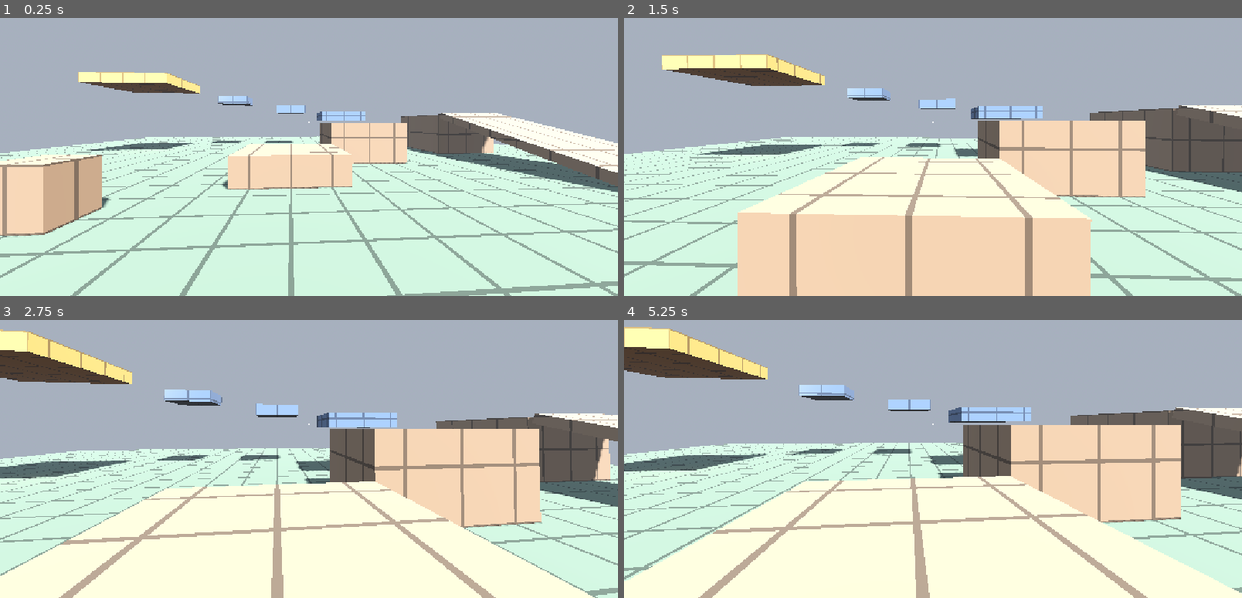
Above: before the commit, frames 1-4 (two rows, left to right).
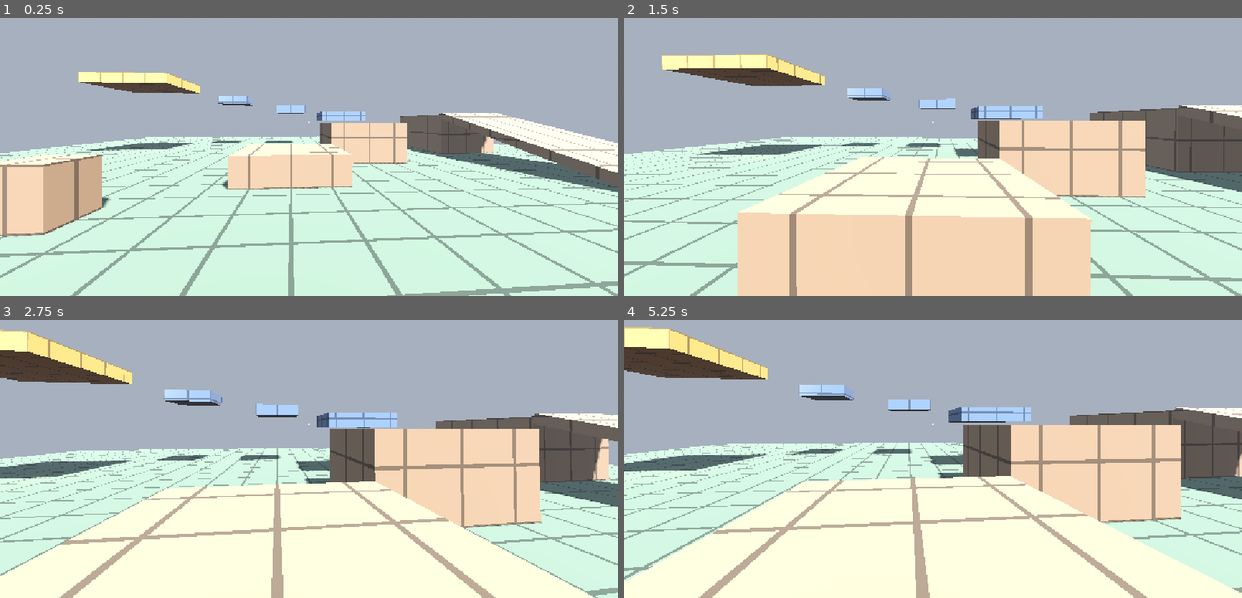
Above: after the commit, the same moments.

Repository: FacuWitt/tp_cved_juego
Game: Godot game, scene res://scenes/sandbox/sandbox.tscn
Two runs of this game, one before a commit and one after it. Both use one fixed random seed, a clock stepped at 60 frames per second and the inputs below.
Inputs (mouse positions are in pixels of both pictures, inside the frame that each line leads up to):
- Up to frame 1 (0.25 s): no input
- Up to frame 2 (1.5 s): tap Enter at 0.5 s; move the mouse to (963, 120) at 0.52 s; hold E (interact) 0.53-1.28 s; hold W (move_forward) from 0.53 s (still down); tap Space (jump) at 0.77 s; move the mouse to (902, 123) at 1.27 s; click (902, 123) at 1.35 s
- Up to frame 3 (2.75 s): keep holding W (move_forward); tap Space (jump) at 1.52 s; tap E (interact) at 1.55 s; move the mouse to (321, 417) at 2.02 s; hold E (interact) from 2.03 s (still down)
- Up to frame 4 (5.25 s): keep holding W (move_forward); tap Space (jump) at 2.75, 3.02, 3.77, 4.52 s; move the mouse to (926, 431) at 2.77 s; release E (interact) at 2.78 s; tap Shift (sprint) at 2.85 s; tap E (interact) at 3.05, 4.55 s; move the mouse to (976, 428) at 3.52 s; hold E (interact) 3.53-4.28 s; move the mouse to (883, 420) at 4.27 s; click (883, 420) at 4.35 s; move the mouse to (939, 425) at 5.02 s; hold E (interact) from 5.03 s (still down)

The runs differ from the first frame. In frame 1, less than 0.1% of the frame differs, in the area x 64-80%, y 34-49%; in frame 2, 0.2%; in frame 3, 0.3%; in frame 4, 0.3%, in the area x 72-100%, y 32-58%.

Commit message:
feat(interaction): agrega esfera agarrable y socket de encastre (prototipo de puzzle)
- PickupObject (RigidBody3D): drag and drop con físicas, se sostiene con un
  resorte hacia un punto frente a la cámara y se suelta sola si queda muy lejos
  (pared de por medio, etc).
- PlacementSlot (Area3D): zona que detecta cuando el objeto se apoya suelto
  encima y lo encastra (congela su posición) hasta que se lo vuelve a agarrar.
- PickupSettings (config/pickup_settings.tres): distancia y velocidad de
  sostén, amortiguación, distancia de auto-liberación. Todo editable sin tocar código.
- Player: tecla 'interact' (E) agarra/suelta el objeto al que apunta el InteractionRay.
- Sandbox: PuzzleSphere (esfera roja) + PuzzleSocket (cubo rojo + slot) cerca del spawn.

Co-Authored-By: Claude Sonnet 5 <noreply@anthropic.com>

Diff:
--- /dev/null
+++ b/config/pickup_settings.tres
@@ -0,0 +1,6 @@
+[gd_resource type="Resource" script_class="PickupSettings" format=3]
+
+[ext_resource type="Script" path="res://scripts/config/pickup_settings.gd" id="1_o4nr1"]
+
+[resource]
+script = ExtResource("1_o4nr1")
--- a/scenes/sandbox/sandbox.tscn
+++ b/scenes/sandbox/sandbox.tscn
@@ -1,8 +1,13 @@
-[gd_scene format=3 uid="uid://jhyeqj7phjk"]
-
-[ext_resource type="Shader" uid="uid://b5aolwxtn8kab" path="res://assets/shaders/prototype_grid.gdshader" id="1_10spk"]
-[ext_resource type="PackedScene" uid="uid://dxq6uxxmwwbww" path="res://scenes/player/player.tscn" id="2_ge8bb"]
-[ext_resource type="Script" uid="uid://gi0r0hux38f" path="res://scripts/world/kill_zone.gd" id="3_nh68t"]
+[gd_scene format=3]
+
+[ext_resource type="Shader" path="res://assets/shaders/prototype_grid.gdshader" id="1_10spk"]
+[ext_resource type="Script" path="res://scripts/world/placement_slot.gd" id="2_3gy6f"]
+[ext_resource type="PackedScene" path="res://scenes/player/player.tscn" id="2_ge8bb"]
+[ext_resource type="Script" path="res://scripts/interaction/pickup_object.gd" id="3_8g51p"]
+[ext_resource type="Script" path="res://scripts/world/kill_zone.gd" id="3_nh68t"]
+[ext_resource type="Resource" path="res://config/pickup_settings.tres" id="4_7du5g"]
+[ext_resource type="Script" path="res://scripts/player/player.gd" id="6_yehgl"]
+[ext_resource type="Resource" path="res://config/player_settings.tres" id="7_k7q46"]
 
 [sub_resource type="ProceduralSkyMaterial" id="ProceduralSkyMaterial_hwrqe"]
 
@@ -49,6 +54,24 @@
 shader_parameter/cell_size = 1.0
 shader_parameter/line_width = 0.03
 
+[sub_resource type="StandardMaterial3D" id="StandardMaterial3D_uuej0"]
+albedo_color = Color(0.55, 0.08, 0.08, 1)
+roughness = 0.6
+
+[sub_resource type="BoxShape3D" id="BoxShape3D_4po2s"]
+size = Vector3(1, 0.6, 1)
+
+[sub_resource type="StandardMaterial3D" id="StandardMaterial3D_sy4oe"]
+albedo_color = Color(0.85, 0.15, 0.15, 1)
+roughness = 0.6
+
+[sub_resource type="SphereMesh" id="SphereMesh_t781p"]
+radius = 0.3
+height = 0.6
+
+[sub_resource type="SphereShape3D" id="SphereShape3D_nu4v2"]
+radius = 0.3
+
 [sub_resource type="BoxShape3D" id="BoxShape3D_uuej0"]
 size = Vector3(200, 2, 200)
 
@@ -114,7 +137,7 @@
 material = SubResource("ShaderMaterial_7du5g")
 
 [node name="RampTop" type="CSGBox3D" parent="Level" unique_id=146269314]
-transform = Transform3D(1, 0, 0, 0, 1, 0, 0, 0, 1, 9, 1, -3)
+transform = Transform3D(0.99929535, 0, 0.03753413, 0, 1, 0, -0.03753413, 0, 0.99929535, 9, 1, -3)
 use_collision = true
 size = Vector3(3, 2, 4)
 material = SubResource("ShaderMaterial_7du5g")
@@ -128,6 +151,38 @@
 transform = Transform3D(0.90630776, 0, 0.42261827, 0, 1, 0, -0.42261827, 0, 0.90630776, -5.2, 0.5, 6.4)
 use_collision = true
 material = SubResource("ShaderMaterial_7du5g")
+
+[node name="PuzzleSocket" type="Node3D" parent="Level" unique_id=1175249769]
+transform = Transform3D(1, 0, 0, 0, 1, 0, 0, 0, 1, 6, 0, 9)
+
+[node name="SocketCube" type="CSGBox3D" parent="Level/PuzzleSocket" unique_id=1856204494]
+transform = Transform3D(1, 0, 0, 0, 1, 0, 0, 0, 1, 0, 0.4, 0)
+use_collision = true
+size = Vector3(1, 0.8, 1)
+material = SubResource("StandardMaterial3D_uuej0")
+
+[node name="SnapPoint" type="Marker3D" parent="Level/PuzzleSocket" unique_id=1889699938]
+transform = Transform3D(1, 0, 0, 0, 1, 0, 0, 0, 1, 0, 1.1, 0)
+
+[node name="PlacementSlot" type="Area3D" parent="Level/PuzzleSocket" unique_id=1905243343 node_paths=PackedStringArray("snap_point")]
+transform = Transform3D(1, 0, 0, 0, 1, 0, 0, 0, 1, 0, 1.1, 0)
+script = ExtResource("2_3gy6f")
+snap_point = NodePath("../SnapPoint")
+
+[node name="CollisionShape3D" type="CollisionShape3D" parent="Level/PuzzleSocket/PlacementSlot" unique_id=1869744141]
+shape = SubResource("BoxShape3D_4po2s")
+
+[node name="PuzzleSphere" type="RigidBody3D" parent="Level" unique_id=421881109]
+transform = Transform3D(1, 0, 0, 0, 1, 0, 0, 0, 1, 4, 0.3, 9)
+script = ExtResource("3_8g51p")
+settings = ExtResource("4_7du5g")
+
+[node name="MeshInstance3D" type="MeshInstance3D" parent="Level/PuzzleSphere" unique_id=1100509274]
+material_override = SubResource("StandardMaterial3D_sy4oe")
+mesh = SubResource("SphereMesh_t781p")
+
+[node name="CollisionShape3D" type="CollisionShape3D" parent="Level/PuzzleSphere" unique_id=1203749569]
+shape = SubResource("SphereShape3D_nu4v2")
 
 [node name="GoalLight" type="OmniLight3D" parent="." unique_id=1786240904]
 transform = Transform3D(1, 0, 0, 0, 1, 0, 0, 0, 1, -8, 5.5, -3.5)
@@ -138,8 +193,10 @@
 [node name="SpawnPoint" type="Marker3D" parent="." unique_id=1456830497]
 transform = Transform3D(1, 0, 0, 0, 1, 0, 0, 0, 1, 0, 0.1, 10)
 
-[node name="Player" parent="." unique_id=1343098036 instance=ExtResource("2_ge8bb")]
+[node name="Player" type="CharacterBody3D" parent="." unique_id=1343098036 instance=ExtResource("2_ge8bb")]
 transform = Transform3D(1, 0, 0, 0, 1, 0, 0, 0, 1, 0, 0.1, 10)
+script = ExtResource("6_yehgl")
+settings = ExtResource("7_k7q46")
 
 [node name="KillZone" type="Area3D" parent="." unique_id=673216148 node_paths=PackedStringArray("respawn_point")]
 transform = Transform3D(1, 0, 0, 0, 1, 0, 0, 0, 1, 0, -10, 0)
--- /dev/null
+++ b/scripts/config/pickup_settings.gd
@@ -0,0 +1,19 @@
+class_name PickupSettings
+extends Resource
+## Valores de "feel" de los objetos que se agarran y arrastran con físicas.
+## Se editan desde el Inspector en res://config/pickup_settings.tres.
+
+## Distancia a la que se sostiene el objeto frente a la cámara.
+@export_range(0.3, 3.0, 0.05, "suffix:m") var hold_distance: float = 1.1
+## Qué tan fuerte "tira" el objeto hacia el punto de sostén. Más alto = más rígido y menos física.
+@export_range(1.0, 40.0, 0.5, "suffix:1/s") var hold_follow_speed: float = 12.0
+## Velocidad máxima mientras se sostiene, para que no acelere sin control.
+@export_range(0.5, 20.0, 0.5, "suffix:m/s") var max_hold_speed: float = 8.0
+## Amortiguación lineal aplicada mientras se sostiene (evita que oscile).
+@export_range(0.0, 20.0, 0.5) var hold_linear_damp: float = 6.0
+## Amortiguación angular aplicada mientras se sostiene.
+@export_range(0.0, 20.0, 0.5) var hold_angular_damp: float = 6.0
+## Si el punto de sostén queda más lejos que esto (por ejemplo, tapado por una pared), se suelta solo.
+## Tiene que ser mayor que el alcance del InteractionRay del jugador + hold_distance,
+## si no, agarrar un objeto justo al límite del alcance lo soltaría solo en el mismo instante.
+@export_range(0.5, 10.0, 0.1, "suffix:m") var auto_release_distance: float = 4.0
--- /dev/null
+++ b/scripts/interaction/pickup_object.gd
@@ -0,0 +1,52 @@
+class_name PickupObject
+extends RigidBody3D
+## Objeto que el jugador puede agarrar y arrastrar con físicas (drag and drop).
+## Prototipo de las piezas que va a usar el puzzle de rotación de objetos.
+
+signal picked_up(by: Node3D)
+signal dropped
+
+@export var settings: PickupSettings
+
+var is_held: bool = false
+var _holder: Node3D = null
+
+
+func _ready() -> void:
+	assert(settings != null, "PickupObject: falta asignar un PickupSettings en el Inspector")
+
+
+## Lo toma un holder (normalmente la cámara del jugador) y empieza a seguirlo.
+func pickup(holder: Node3D) -> void:
+	_holder = holder
+	is_held = true
+	freeze = false
+	gravity_scale = 0.0
+	linear_damp = settings.hold_linear_damp
+	angular_damp = settings.hold_angular_damp
+	picked_up.emit(holder)
+
+
+## Lo suelta: vuelve a caer con física normal (o queda fijo si un PlacementSlot lo agarra).
+func release() -> void:
+	is_held = false
+	_holder = null
+	gravity_scale = 1.0
+	linear_damp = 0.0
+	angular_damp = 0.0
+	dropped.emit()
+
+
+func _physics_process(_delta: float) -> void:
+	if not is_held or _holder == null:
+		return
+
+	var forward: Vector3 = -_holder.global_transform.basis.z
+	var hold_point: Vector3 = _holder.global_position + forward * settings.hold_distance
+	var offset: Vector3 = hold_point - global_position
+
+	if offset.length() > settings.auto_release_distance:
+		release()
+		return
+
+	linear_velocity = (offset * settings.hold_follow_speed).limit_length(settings.max_hold_speed)
--- a/scripts/player/player.gd
+++ b/scripts/player/player.gd
@@ -8,9 +8,11 @@
 var _gravity: float = float(ProjectSettings.get_setting("physics/3d/default_gravity"))
 var _coyote_timer: float = 0.0
 var _jump_buffer_timer: float = 0.0
+var _held_object: PickupObject = null
 
 @onready var _head: Node3D = $Head
 @onready var _camera: Camera3D = $Head/Camera3D
+@onready var _interaction_ray: RayCast3D = $Head/Camera3D/InteractionRay
 
 
 func _ready() -> void:
@@ -26,6 +28,8 @@
 		Input.mouse_mode = Input.MOUSE_MODE_VISIBLE
 	elif event.is_action_pressed("capture_mouse"):
 		Input.mouse_mode = Input.MOUSE_MODE_CAPTURED
+	elif event.is_action_pressed("interact"):
+		_toggle_pickup()
 
 
 func _physics_process(delta: float) -> void:
@@ -42,6 +46,22 @@
 	rotation.y = target.basis.get_euler().y
 	_head.rotation.x = 0.0
 	velocity = Vector3.ZERO
+
+
+## Agarra el objeto al que apunta el InteractionRay, o suelta el que ya tiene agarrado.
+func _toggle_pickup() -> void:
+	if _held_object != null:
+		_held_object.release()
+		_held_object = null
+		return
+
+	if not _interaction_ray.is_colliding():
+		return
+
+	var collider: Object = _interaction_ray.get_collider()
+	if collider is PickupObject:
+		_held_object = collider as PickupObject
+		_held_object.pickup(_camera)
 
 
 func _apply_camera_settings() -> void:
--- /dev/null
+++ b/scripts/world/placement_slot.gd
@@ -0,0 +1,36 @@
+class_name PlacementSlot
+extends Area3D
+## Zona donde un PickupObject se apoya y queda fijo, emulando un casillero del puzzle.
+
+signal object_placed(object: PickupObject)
+signal object_removed(object: PickupObject)
+
+## Punto exacto donde queda el objeto al encastrar (normalmente arriba del socket).
+@export var snap_point: Marker3D
+
+var _placed_object: PickupObject = null
+
+
+func _physics_process(_delta: float) -> void:
+	if _placed_object != null:
+		return
+	for body in get_overlapping_bodies():
+		if body is PickupObject and not (body as PickupObject).is_held:
+			_place(body as PickupObject)
+			return
+
+
+func _place(object: PickupObject) -> void:
+	object.global_position = snap_point.global_position
+	object.freeze = true
+	object.linear_velocity = Vector3.ZERO
+	object.angular_velocity = Vector3.ZERO
+	_placed_object = object
+	object.picked_up.connect(_on_placed_object_taken, CONNECT_ONE_SHOT)
+	object_placed.emit(object)
+
+
+func _on_placed_object_taken(_by: Node3D) -> void:
+	var object: PickupObject = _placed_object
+	_placed_object = null
+	object_removed.emit(object)
Not shown, added: scripts/config/pickup_settings.gd.uid
Not shown, added: scripts/interaction/pickup_object.gd.uid
Not shown, added: scripts/world/placement_slot.gd.uid
